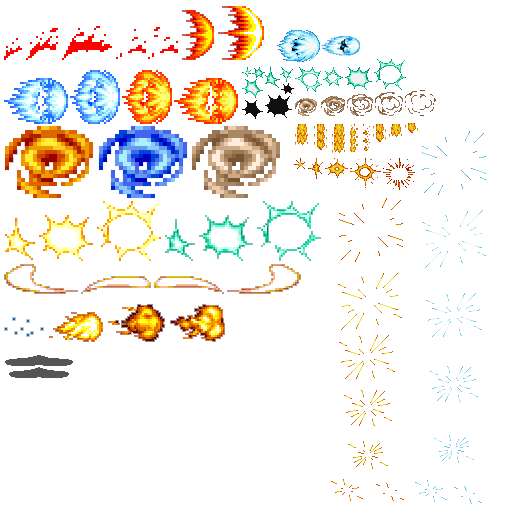
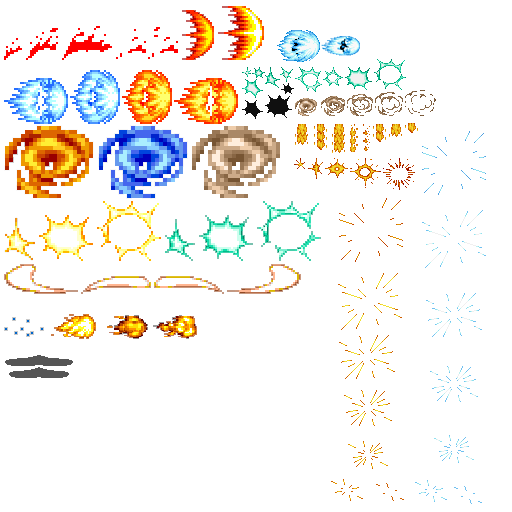
Layers edited between the first and the second w=512, h=512 image:
renamed "Capa 1" to "Capa 18", painted on it over [49, 304, 225, 342]
added group "Cambios" with 3 layers above "Capa 2" over [55, 305, 225, 342]
